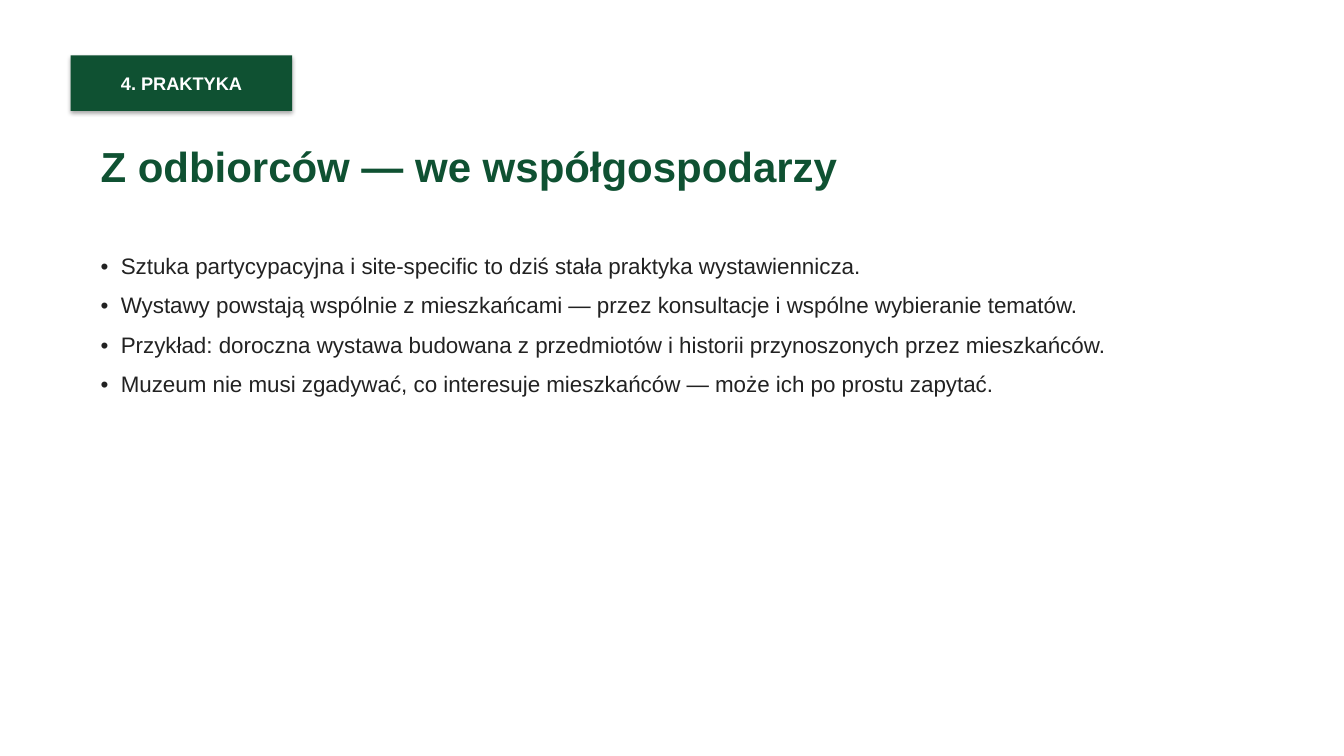
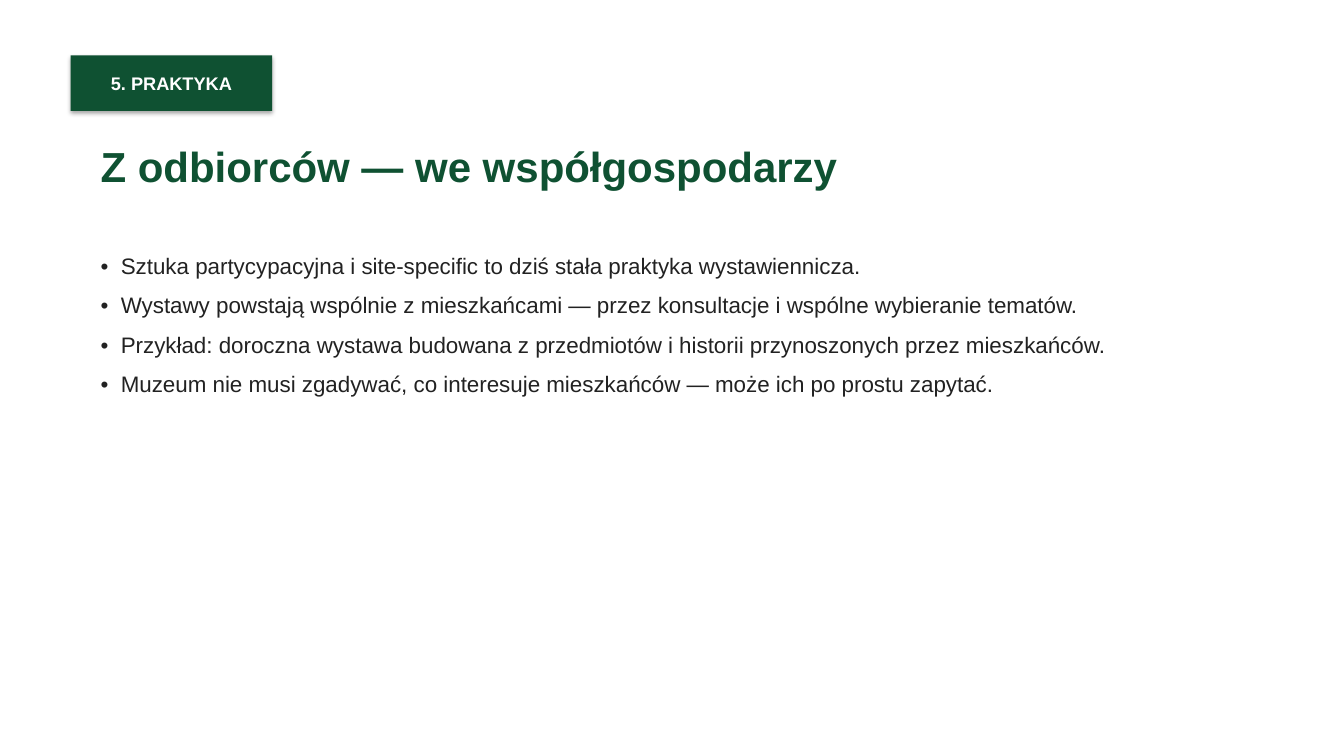
Before and after one commit to mszana-info/mszana, a slide deck: slide 9 of seminarium/prezentacja-muzeum-bez-scian.pptx (slide 8 before the commit). Drawn at 1344x756 pixels with LibreOffice and Linux fonts; fonts in the diff are those of the drawing. Boxes give left, top, right and bottom in pixels: in the first picture for what was removed or moved away, otherwise in the second. Text is boxed around its words. In the diff, an @@ line names an element or a change of style, - is before the commit and + after.

```diff
--- a/seminarium/prezentacja-muzeum-bez-scian.pptx
+++ b/seminarium/prezentacja-muzeum-bez-scian.pptx
@@ rectangle "5. PRAKTYKA": place and size @@
-rectangle "5. PRAKTYKA" at [71, 55, 292, 111]
+rectangle "5. PRAKTYKA" at [71, 55, 272, 111]
@@ text in rectangle at [111, 77, 232, 90]: text changed @@
-4. PRAKTYKA
+5. PRAKTYKA
```
Also in this commit, not shown: 19 other slides changed, 1 slide added, 10 other files.
